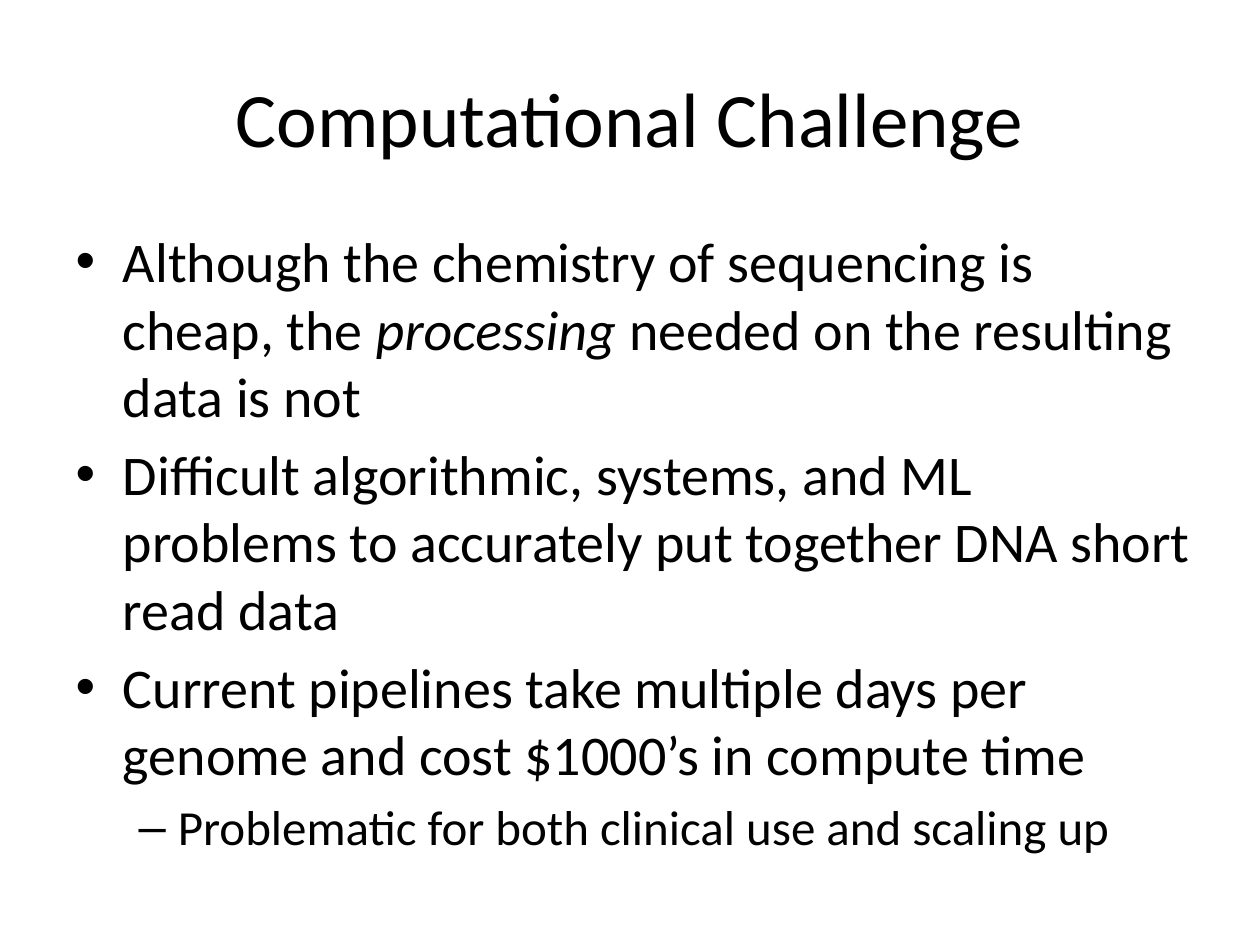
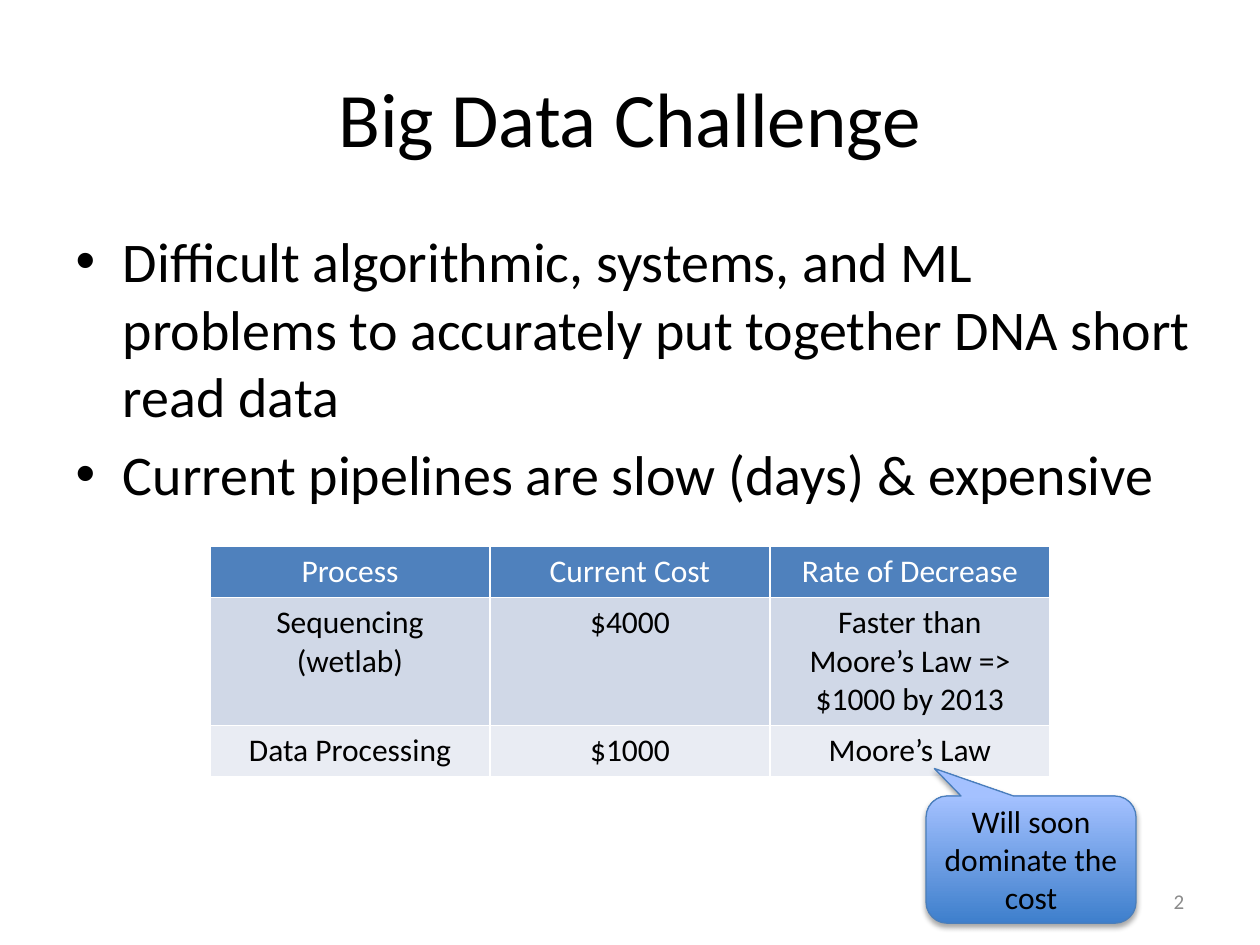
Before and after one commit to kristalcurtis/quals, a slide deck: slide 3 of slides/11.26.12 Quals (v1c).pptx (slide 4 before the commit). Drawn at 1260x945 pixels with LibreOffice and Linux fonts; fonts in the diff are those of the drawing. Boxes give left, top, right and bottom in pixels: in the first picture for what was removed or moved away, otherwise in the second. Text is boxed around its words. In the diff, an @@ line names an element or a change of style, - is before the commit and + after.

```diff
--- a/slides/11.26.12 Quals (v1c).pptx
+++ b/slides/11.26.12 Quals (v1c).pptx
@@ title at (339, 93, 920, 161): text changed @@
-Computational Challenge
+Big Data Challenge
@@ text at (123, 243, 1172, 418): paragraph removed @@
-• Although the chemistry of sequencing is cheap, the processing needed on the resulting data is not
@@ text at (123, 454, 1153, 504): text changed @@
-• Current pipelines take multiple days per genome and cost $1000’s in compute time
-  – Problematic for both clinical use and scaling up
+• Current pipelines are slow (days) & expensive
@@ table added at (210, 547, 1050, 775), 3 rows, 3 columns @@
+Process | Current Cost | Rate of Decrease
+Sequencing (wetlab) | $4000 | Faster than Moore’s Law => $1000 by 2013
+Data Processing | $1000 | Moore’s Law
@@ rounded speech box added at (926, 796, 1137, 924), fill gradient #3F80CE to #A4C4FF, outline #4B7EBC 0.75 pt @@
@@ text added at (945, 811, 1117, 910), 18 pt, text #000000 @@
+Will soon dominate the cost
@@ page number added at (1174, 895, 1185, 909), 12 pt, text #8C8C8C @@
+2
```
Also in this commit, not shown: 47 other slides changed, 1 slide added, 5 slides removed, 3 other files.
